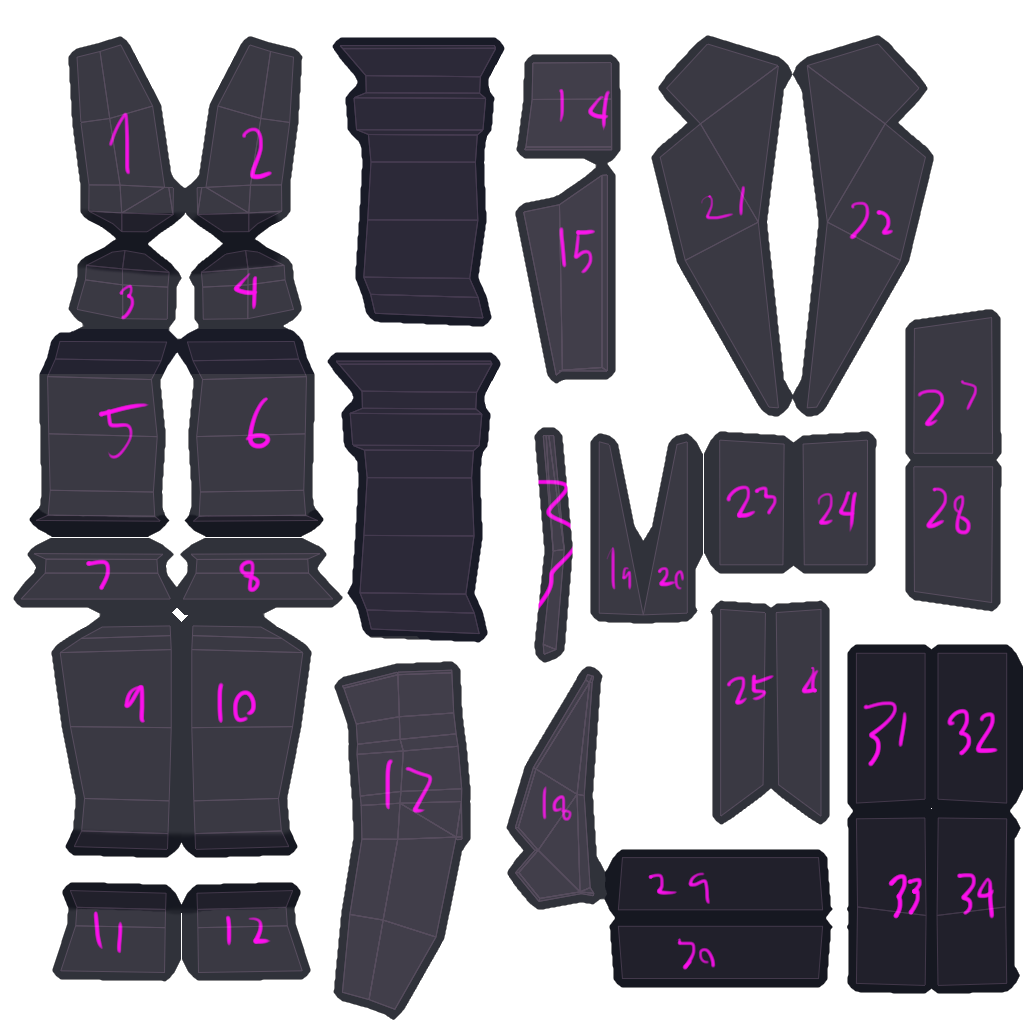
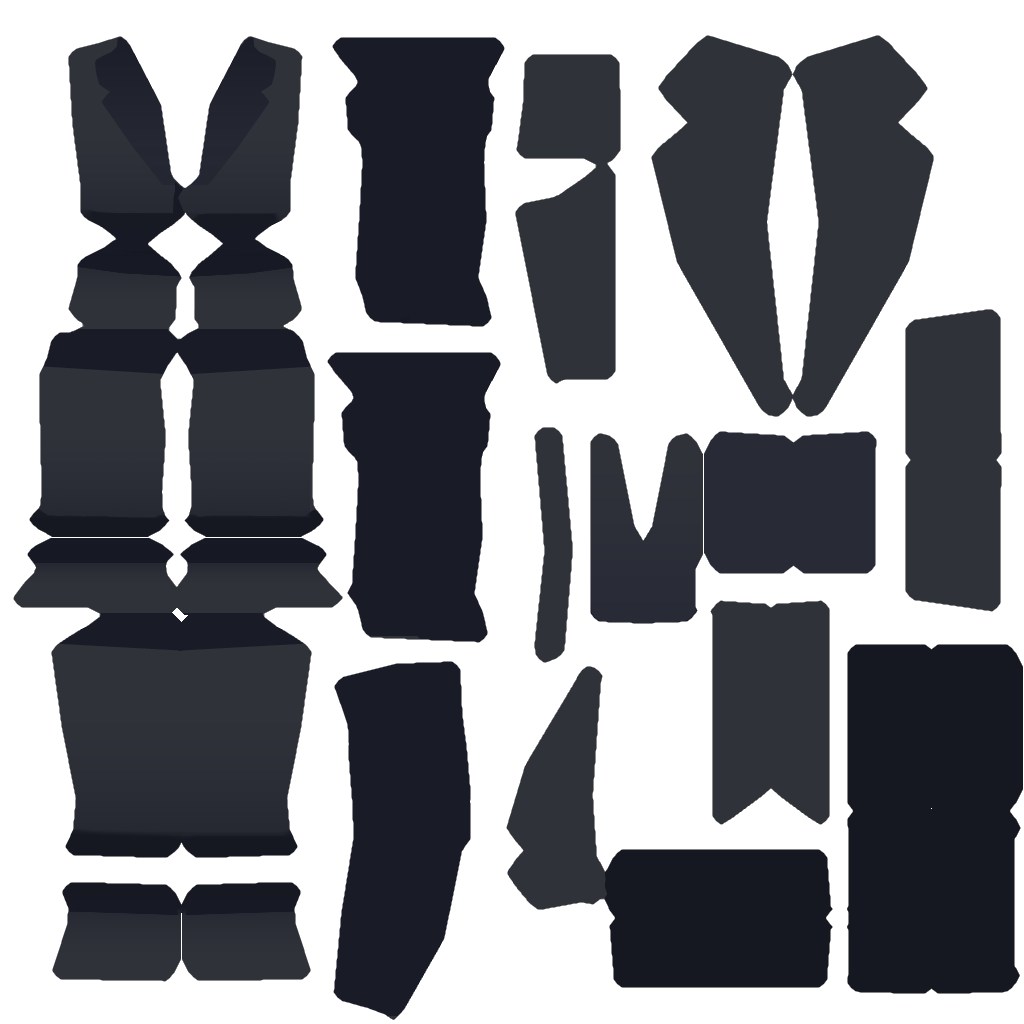
Before/after of a 1024x1024 layered artwork. What changed in the layer stack:
hid "Suit_UV", opacity 19% → 12% over (20, 43, 1008, 1010)
added layer "Layer 2" above "Layer 1 Copy 2" over (20, 133, 700, 956)
added layer "Layer 1 Copy 2" above "Layer 1 Copy" over (66, 896, 178, 915)
added layer "Layer 1 Copy" above "Layer 1" over (20, 37, 894, 1016)
hid "Layer 1" over (36, 37, 998, 970)
painted on "suit" over (75, 264, 298, 310)
